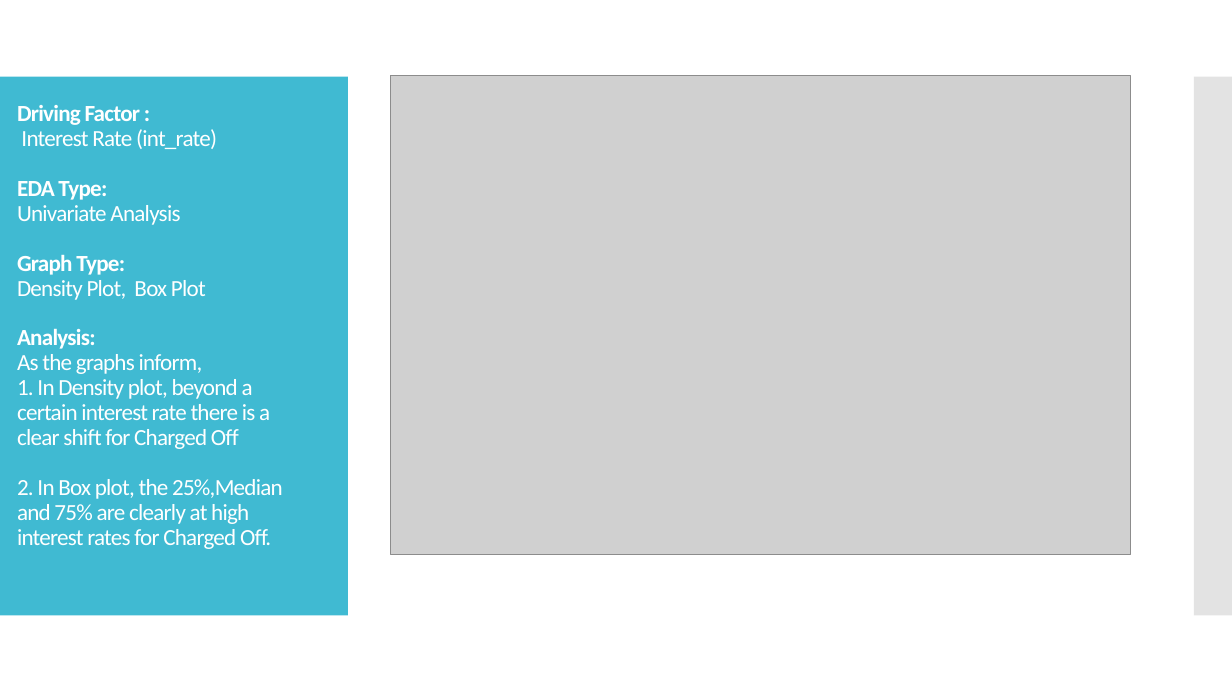
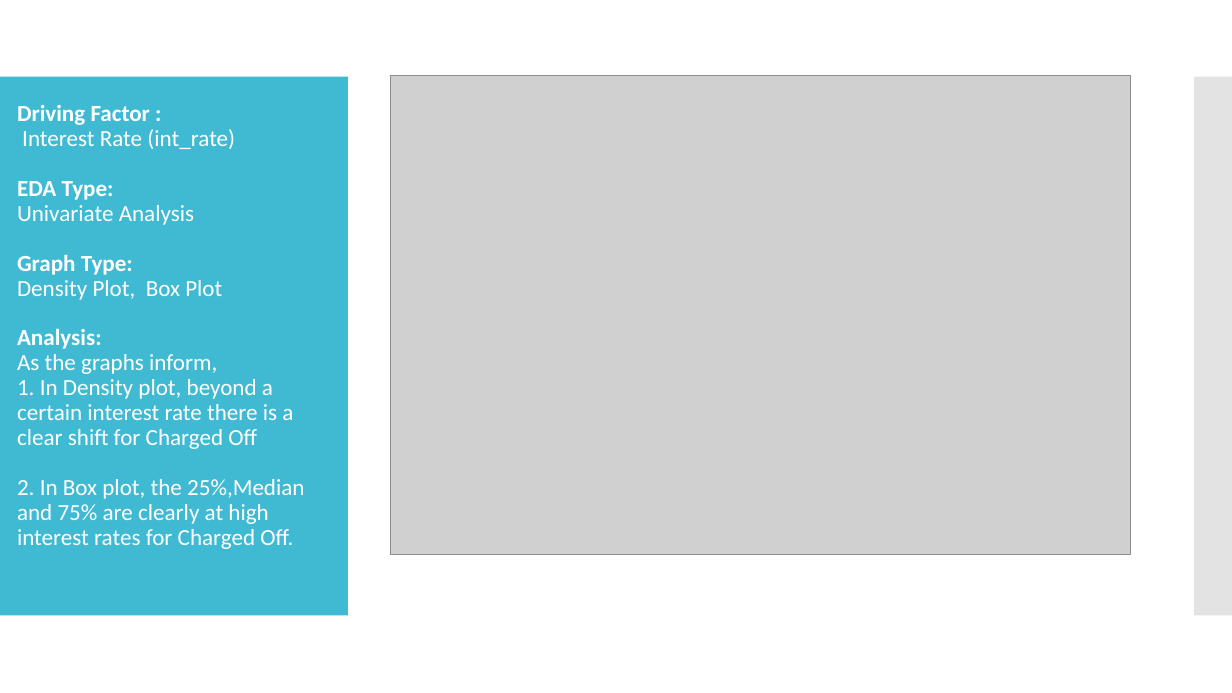
Before and after one commit to Tyagi0502/Lending-Club-Case-Study, a slide deck: slide 3 of Case Study.pptx. Drawn at 1232x693 pixels with LibreOffice and Linux fonts; fonts in the diff are those of the drawing; grey boxes stand for pictures. Boxes give left, top, right and bottom in pixels: in the first picture for what was removed or moved away, otherwise in the second. Text is boxed around its words. In the diff, an @@ line names an element or a change of style, - is before the commit and + after.

```diff
--- a/Case Study.pptx
+++ b/Case Study.pptx
@@ title "Driving Factor : Interest Rate ..." at [17, 105, 304, 549]: letter spacing -0.6 to 0 pt @@
```
Also in this commit, not shown: 6 other slides changed, 1 slide added, 1 slide removed, 1 other file.
